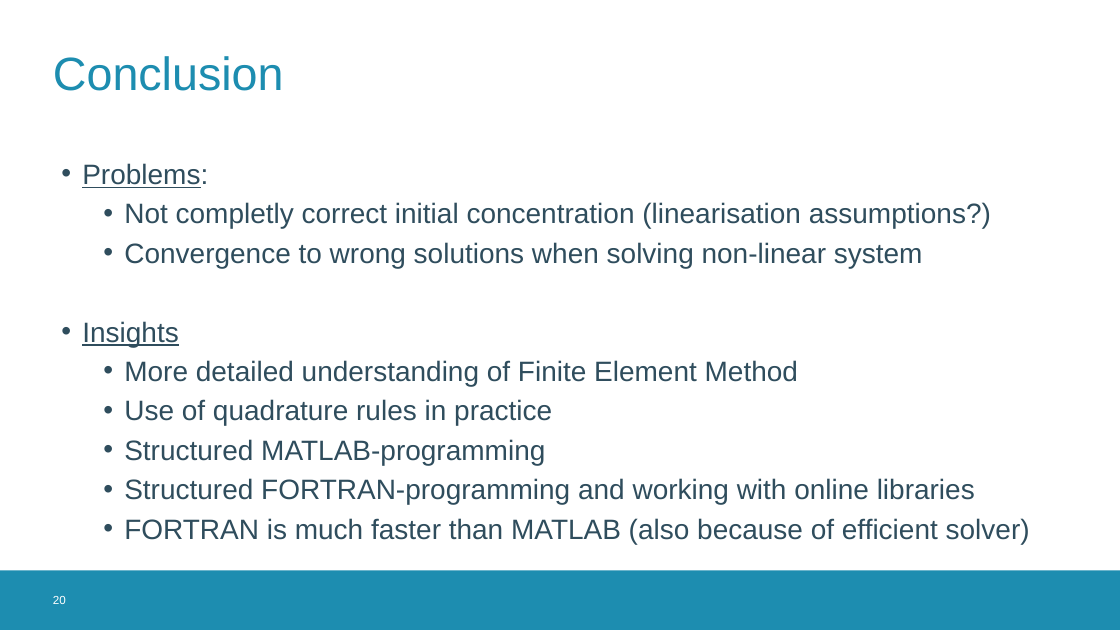
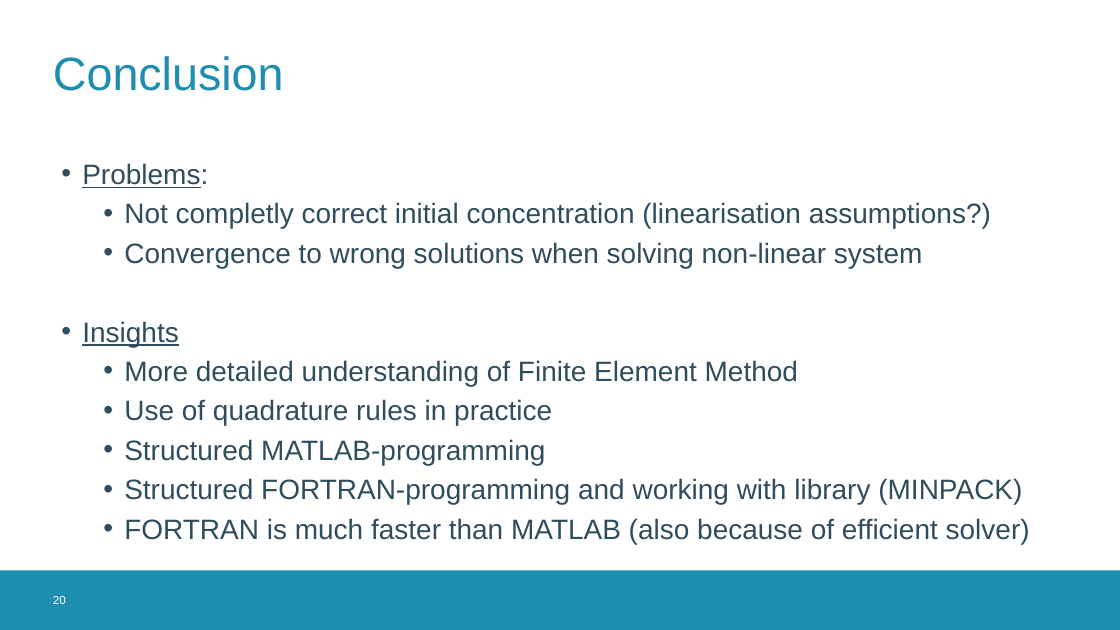
Before and after one commit to MichielDeKoninck/ThePearProject, a slide deck: slide 20 of PearProjectPresentation.pptx. Drawn at 1120x630 pixels with LibreOffice and Linux fonts; fonts in the diff are those of the drawing; background and template pictures are left out. Boxes give left, top, right and bottom in pixels: in the first picture for what was removed or moved away, otherwise in the second. Text is boxed around its words. In the diff, an @@ line names an element or a change of style, - is before the commit and + after.

```diff
--- a/PearProjectPresentation.pptx
+++ b/PearProjectPresentation.pptx
@@ text at (124,478,1022,504): text changed @@
-  • Structured FORTRAN-programming and working with online libraries
+  • Structured FORTRAN-programming and working with library (MINPACK)
```
Also in this commit, not shown: 6 other slides changed, 1 other file.
